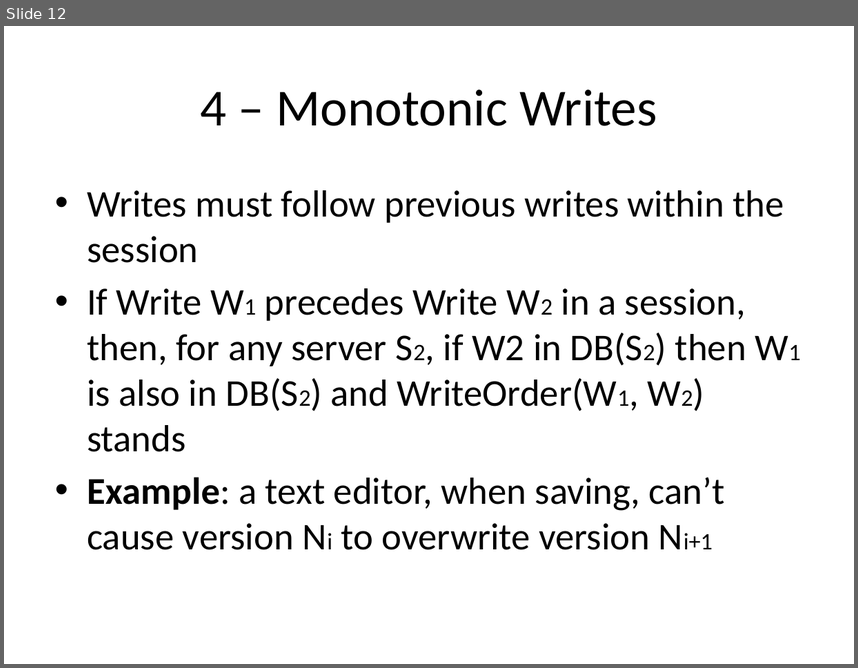
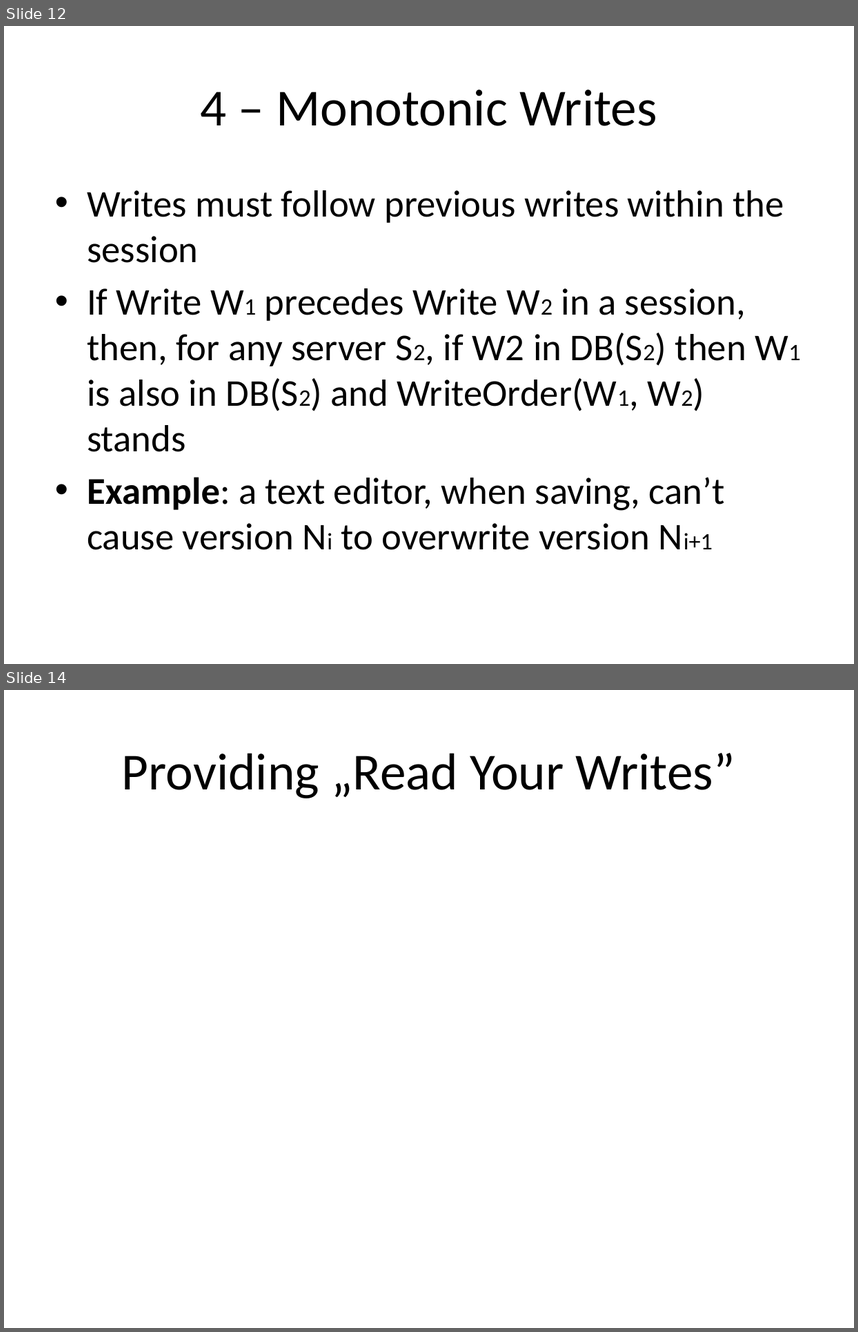
Before and after one commit to balidani/bomberman, a slide deck: presentation/slides_daniel.pptx. Shown one above the other, each under a label of ours: slide 12 before the commit, slides 12 and 14 after it; the slides between them are not shown. The pictures are 858x668 and 858x1332 pixels, drawn with LibreOffice and Linux fonts; fonts in the diff are those of the drawing; grey boxes stand for pictures. Boxes give left, top, right and bottom in pixels: in the first picture for what was removed or moved away, otherwise in the second. Text is boxed around its words. In the diff, an @@ line names an element or a change of style, - is before the commit and + after.

```diff
--- a/presentation/slides_daniel.pptx
+++ b/presentation/slides_daniel.pptx
@@ slide 14 added at <box>4,690,854,1328</box>, background #FFFFFF @@
@@ title added at <box>122,753,735,798</box>, 44 pt, text #000000 @@
+Providing „Read Your Writes”
```
Also in this commit, not shown: 3 slides changed, 6 other slides added.
